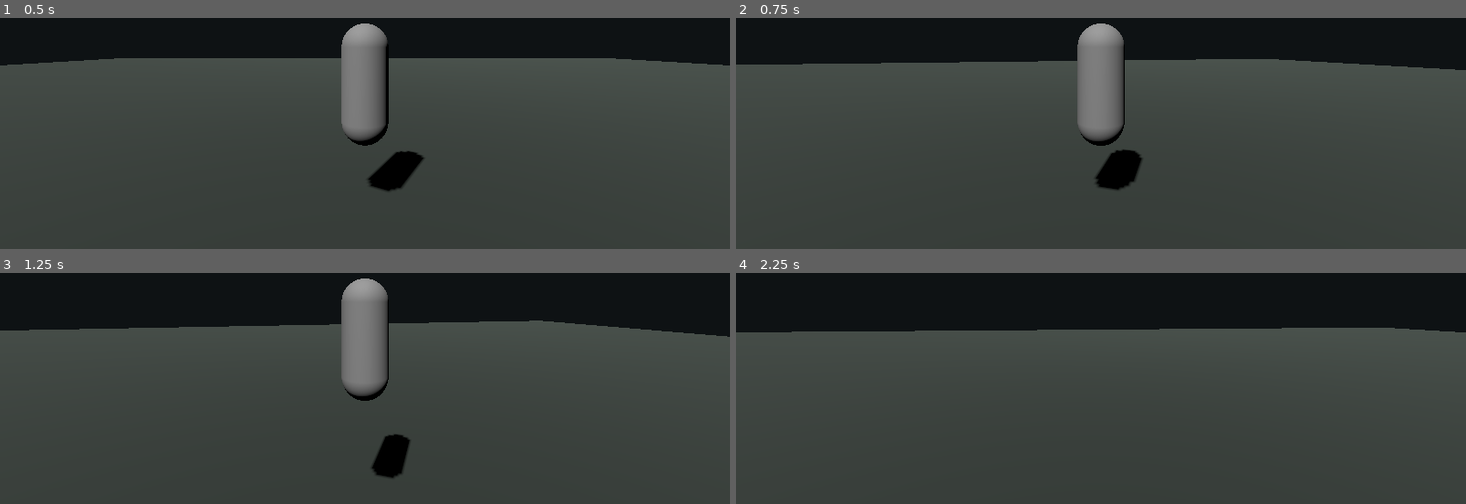
Above: before the commit, frames 1-4 (two rows, left to right).
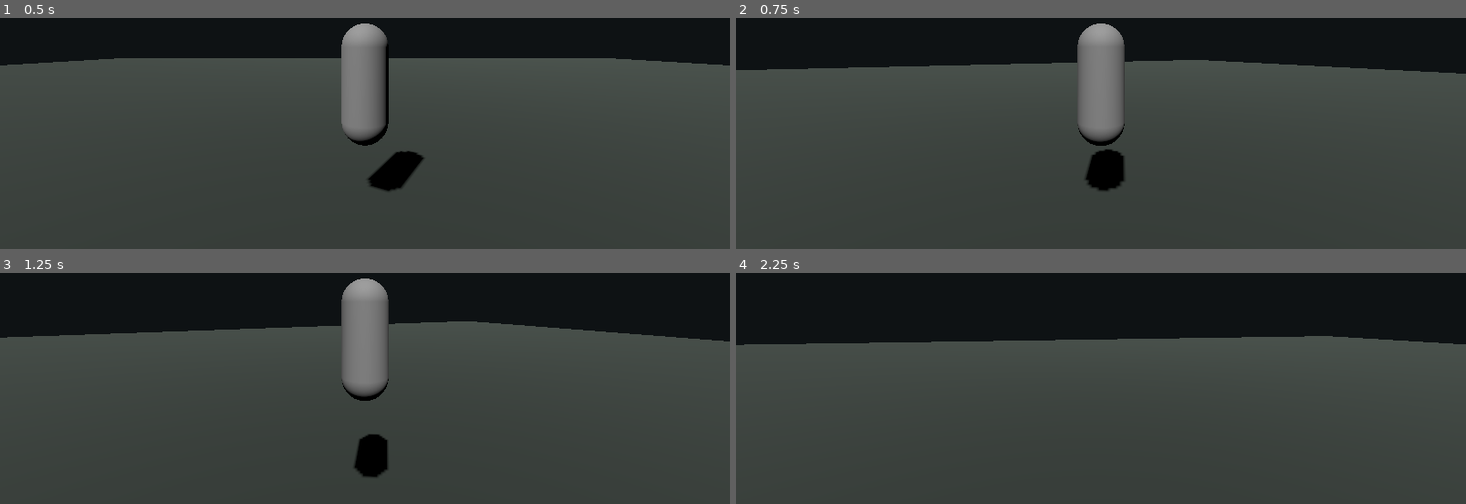
Above: after the commit, the same moments.

Repository: ejalonibudamilare98-ctrl/afterlight-the-last-ground
Game: Godot game, scene res://scenes/main.tscn
The game is run twice, just before and just after one commit, with the same random seed, the same clock (stepped at 60 frames per second) and the same inputs.
Inputs (mouse positions are in pixels of both pictures, inside the frame that each line leads up to):
- Up to frame 1 (0.5 s): no input
- Up to frame 2 (0.75 s): tap Enter at 0.5 s; move the mouse to (1137, 41) at 0.52 s; hold W (move_forward) from 0.53 s (still down); hold Shift (run) from 0.53 s (still down)
- Up to frame 3 (1.25 s): keep holding W (move_forward); keep holding Shift (run); tap Space (jump) at 0.77 s
- Up to frame 4 (2.25 s): keep holding W (move_forward); move the mouse to (1064, 300) at 1.27 s; release Shift (run) at 1.28 s; tap C (switch_camera) at 1.35 s; tap Space (jump) at 1.52 s; move the mouse to (1115, 291) at 2.02 s; hold Shift (run) from 2.03 s (still down)

Frame 1 is identical in both runs. In frame 2, 2.1% of the frame differs, in the area x 0-100%, y 11-75%; in frame 3, 2.7%; in frame 4, 4.5%, in the area x 0-100%, y 23-32%.

Commit message:
Prepare player camera for touch controls

Diff:
--- a/scripts/player.gd
+++ b/scripts/player.gd
@@ -11,17 +11,20 @@
 
 @onready var camera_pivot: Node3D = $CameraPivot
 @onready var spring_arm: SpringArm3D = $CameraPivot/SpringArm3D
-@onready var camera: Camera3D = $CameraPivot/SpringArm3D/Camera3D
 @onready var body_mesh: MeshInstance3D = $BodyMesh
 
 func _ready() -> void:
-    Input.mouse_mode = Input.MOUSE_MODE_CAPTURED
+    if not OS.has_feature("android"):
+        Input.mouse_mode = Input.MOUSE_MODE_CAPTURED
+
+func look_by_drag(delta: Vector2) -> void:
+    rotate_y(-delta.x * mouse_sensitivity * 2.0)
+    camera_pitch = clamp(camera_pitch - delta.y * mouse_sensitivity * 2.0, -1.1, 1.1)
+    camera_pivot.rotation.x = camera_pitch
 
 func _unhandled_input(event: InputEvent) -> void:
     if event is InputEventMouseMotion and Input.mouse_mode == Input.MOUSE_MODE_CAPTURED:
-        rotate_y(-event.relative.x * mouse_sensitivity)
-        camera_pitch = clamp(camera_pitch - event.relative.y * mouse_sensitivity, -1.1, 1.1)
-        camera_pivot.rotation.x = camera_pitch
+        look_by_drag(event.relative)
 
     if event.is_action_pressed("switch_camera"):
         first_person = not first_person
